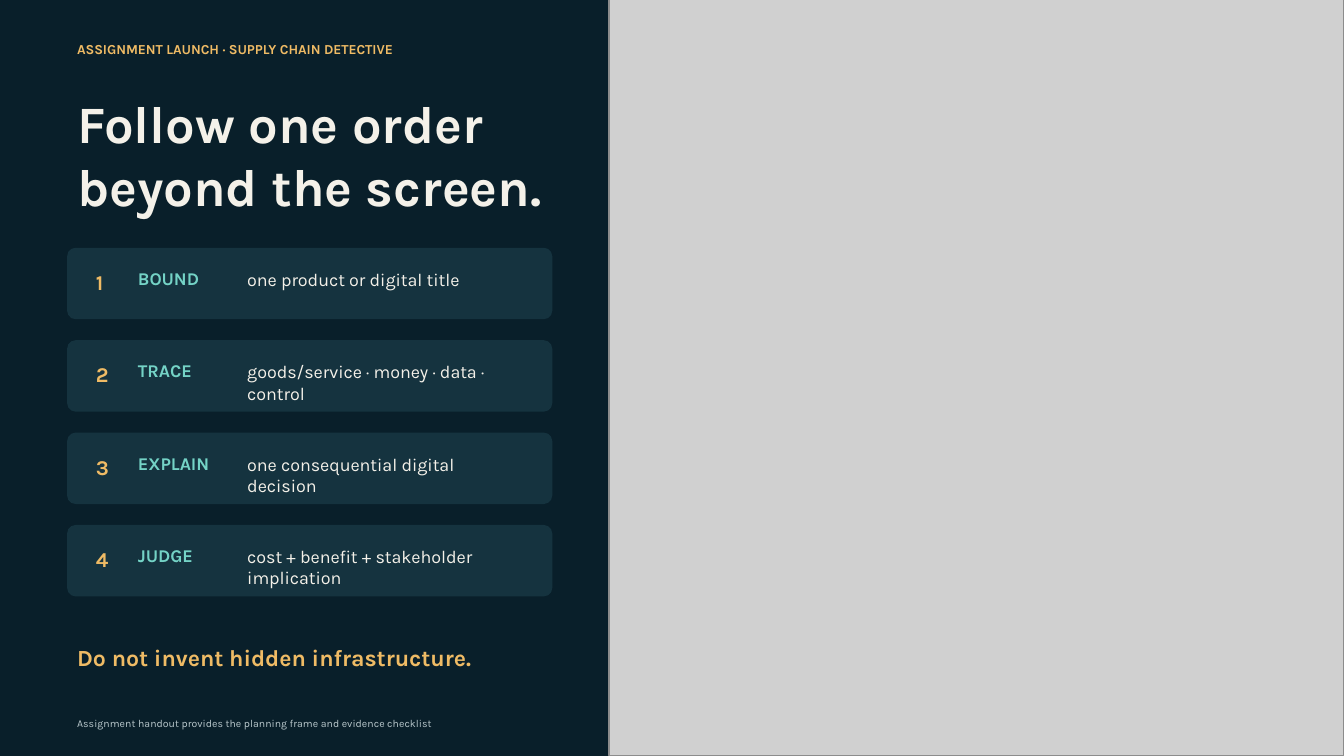
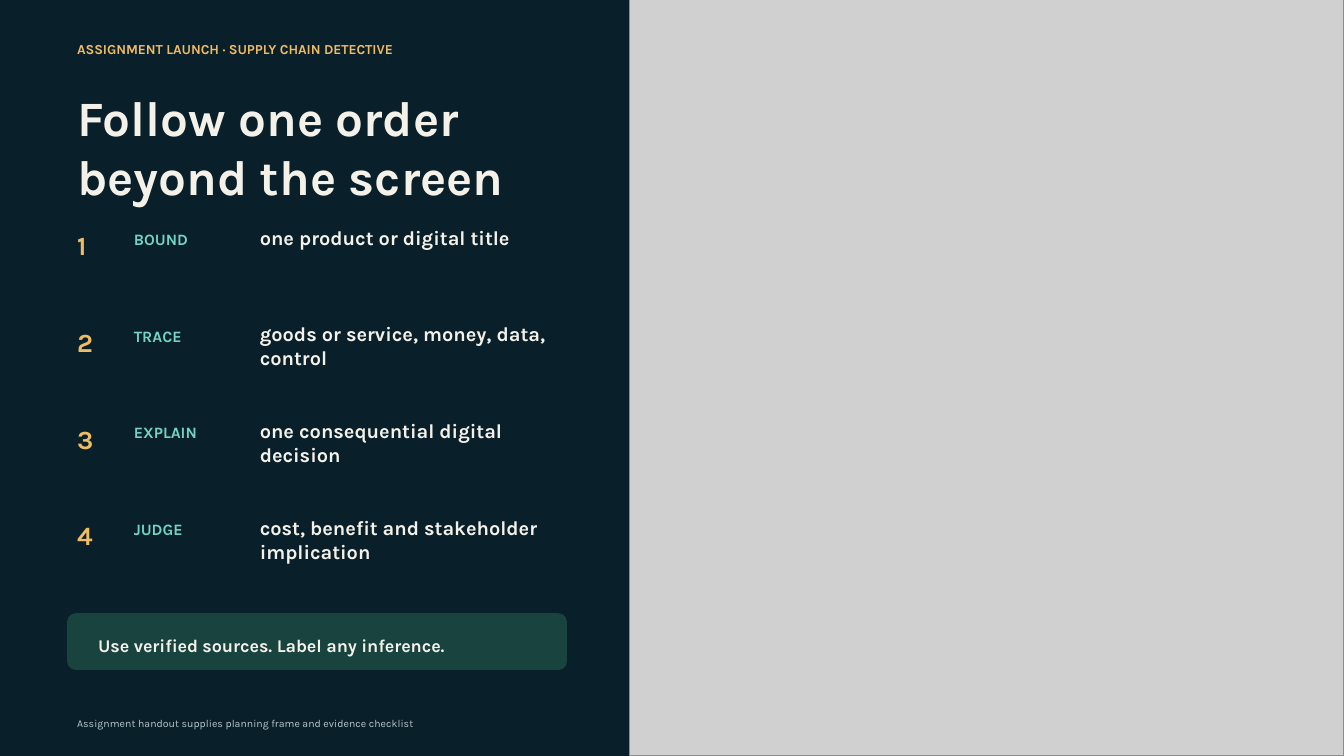
Before and after one commit to ctwadden/digital-society-sl, a slide deck: slide 17 of lessons/economics-business-growth/presentation.pptx (slide 11 before the commit). Drawn at 1344x756 pixels with LibreOffice and Linux fonts; fonts in the diff are those of the drawing; grey boxes stand for pictures. Boxes give left, top, right and bottom in pixels: in the first picture for what was removed or moved away, otherwise in the second. Text is boxed around its words. In the diff, an @@ line names an element or a change of style, - is before the commit and + after.

```diff
--- a/lessons/economics-business-growth/presentation.pptx
+++ b/lessons/economics-business-growth/presentation.pptx
@@ picture: place and size @@
-picture at [609, 0, 1344, 756]
+picture at [630, 0, 1344, 756]
@@ text at [77, 102, 504, 207]: text changed; size 37.5 to 35.2 pt @@
-Follow one order beyond the screen.
+Follow one order beyond the screen
@@ size 15 to 18.8 pt in 4 elements at [77, 527, 93, 545], [77, 431, 93, 450], [77, 334, 93, 352], [77, 238, 86, 255] @@
@@ text "1": place and size @@
-text "1" at [96, 276, 103, 290]
+text "1" at [77, 238, 86, 255]
@@ size 12.8 to 11.2 pt in 4 elements at [134, 524, 183, 535], [134, 427, 197, 438], [134, 331, 182, 342], [134, 234, 188, 245] @@
@@ text "BOUND": place and size @@
-text "BOUND" at [138, 273, 199, 285]
+text "BOUND" at [134, 234, 188, 245]
@@ text "one product or digital title" at [260, 231, 510, 250]: size 12.8 to 14.2 pt, bold on @@
@@ text "one product or digital title": place and size @@
-text "one product or digital title" at [247, 273, 460, 291]
+text "one product or digital title" at [260, 231, 510, 250]
@@ rounded rectangle removed at [68, 248, 553, 320] @@
@@ text "2": place and size @@
-text "2" at [96, 368, 109, 382]
+text "2" at [77, 334, 93, 352]
@@ text "TRACE": place and size @@
-text "TRACE" at [138, 365, 192, 377]
+text "TRACE" at [134, 331, 182, 342]
@@ text at [260, 327, 546, 366]: text changed; size 12.8 to 14.2 pt; bold on @@
-goods/service · money · data · control
+goods or service, money, data, control
@@ rounded rectangle removed at [68, 341, 553, 412] @@
@@ text "3": place and size @@
-text "3" at [96, 461, 109, 476]
+text "3" at [77, 431, 93, 450]
@@ text "EXPLAIN": place and size @@
-text "EXPLAIN" at [138, 458, 209, 470]
+text "EXPLAIN" at [134, 427, 197, 438]
@@ text "one consequential digital decision": place and size @@
-text "one consequential digital decision" at [247, 458, 455, 492]
+text "one consequential digital decision" at [260, 424, 502, 463]
@@ text "one consequential digital decision" at [260, 424, 502, 463]: size 12.8 to 14.2 pt, bold on @@
@@ rounded rectangle removed at [68, 433, 553, 504] @@
@@ text "4": place and size @@
-text "4" at [96, 553, 108, 567]
+text "4" at [77, 527, 93, 545]
@@ text "JUDGE": place and size @@
-text "JUDGE" at [138, 550, 193, 562]
+text "JUDGE" at [134, 524, 183, 535]
@@ text at [260, 521, 537, 564]: text changed; size 12.8 to 14.2 pt; bold on @@
-cost + benefit + stakeholder implication
+cost, benefit and stakeholder implication
@@ rounded rectangle: place and size @@
-rounded rectangle at [68, 525, 553, 597]
+rounded rectangle at [68, 613, 568, 669]
@@ rounded rectangle at [68, 613, 568, 669]: fill #15333F to #18433F; proportions changed @@
@@ text removed at [77, 649, 471, 667] @@
-Do not invent hidden infrastructure.
@@ text added at [98, 639, 444, 657], 12.8 pt, text #F4F1E9, bold @@
+Use verified sources. Label any inference.
@@ text at [77, 720, 413, 730]: text changed @@
-Assignment handout provides the planning frame and evidence checklist
+Assignment handout supplies planning frame and evidence checklist
```
Also in this commit, not shown: 17 slides added, 11 slides removed, 2 other files.
